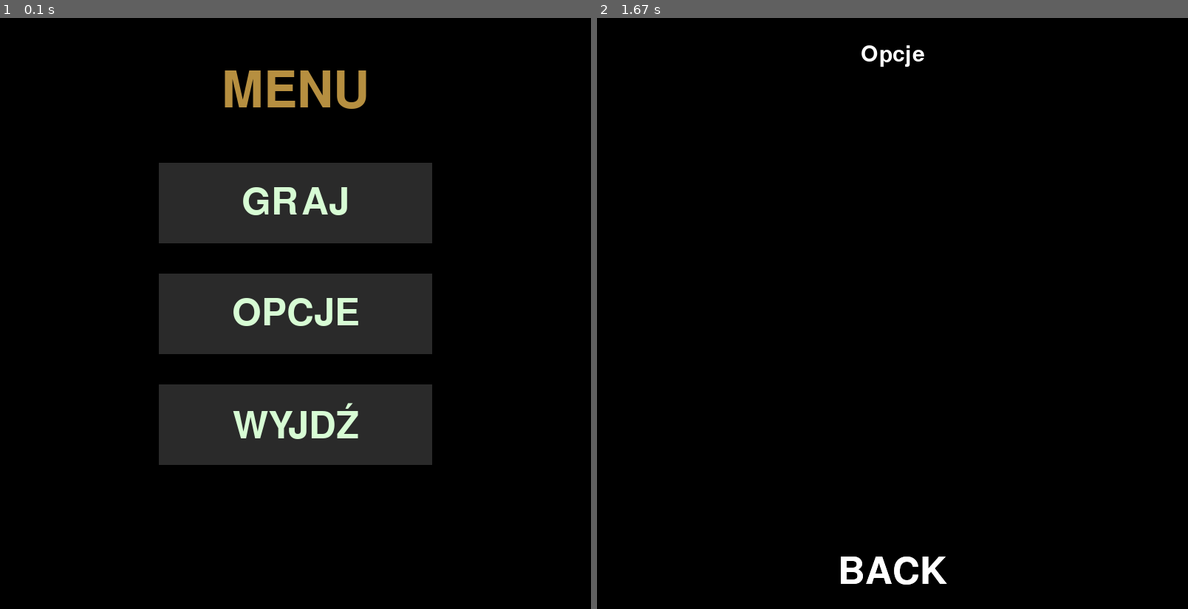
Above: before the commit, frames 1-2 (left to right).
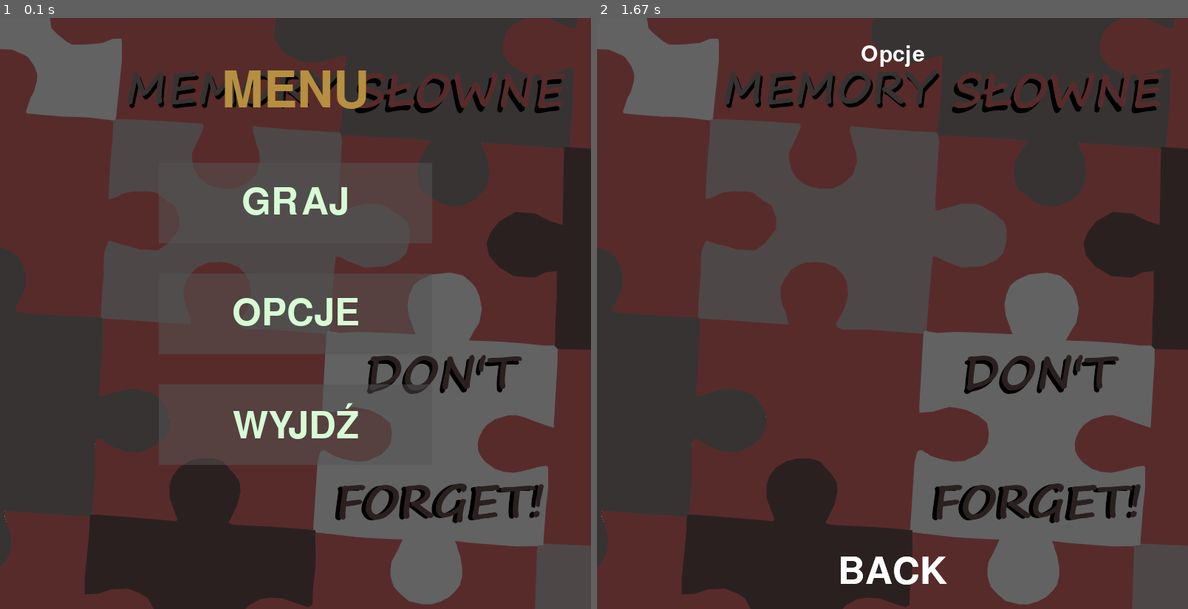
Above: after the commit, the same moments.

Repository: Tomemik/NPG_Memory
Game: pygame game, started from main.py
Same seed, same stepped clock (60 frames per second), same inputs: the game is played once before the commit and once after it.
Inputs (mouse positions are in pixels of both pictures, inside the frame that each line leads up to):
- Up to frame 1 (0.1 s): no input
- Up to frame 2 (1.67 s): click (892, 313) at 0.38 s

The runs differ from the first frame. In frame 1, 97% of the frame differs, in the area x 0-100%, y 0-100%; in frame 2, 98%.

Commit message:
dodane tło

Diff:
--- a/main.py
+++ b/main.py
@@ -5,6 +5,7 @@
 
 SCREEN = pygame.display.set_mode((800, 800))
 pygame.display.set_caption("Memory")
+BG = pygame.image.load("assets/tło projekt.png")
 
 def get_font(size):
     return pygame.font.Font(None, size)
@@ -14,7 +15,7 @@
     while True:
         PLAY_MOUSE_POS = pygame.mouse.get_pos()
 
-        SCREEN.fill("black")
+        SCREEN.blit(BG, (0, 0))
 
         PLAY_TEXT = get_font(45).render("Wybierz poziom trudności", True, "White")
         PLAY_RECT = PLAY_TEXT.get_rect(center=(400, 50))
@@ -54,7 +55,7 @@
     while True:
         OPTIONS_MOUSE_POS = pygame.mouse.get_pos()
 
-        SCREEN.fill("black")
+        SCREEN.blit(BG, (0, 0))
 
         OPTIONS_TEXT = get_font(45).render("Opcje", True, "white")
         OPTIONS_RECT = OPTIONS_TEXT.get_rect(center=(400, 50))
@@ -79,7 +80,7 @@
 
 def main_menu():
     while True:
-        SCREEN.fill("black")
+        SCREEN.blit(BG, (0, 0))
 
         MENU_MOUSE_POS = pygame.mouse.get_pos()
 
Binary file added: assets/tło projekt.png
